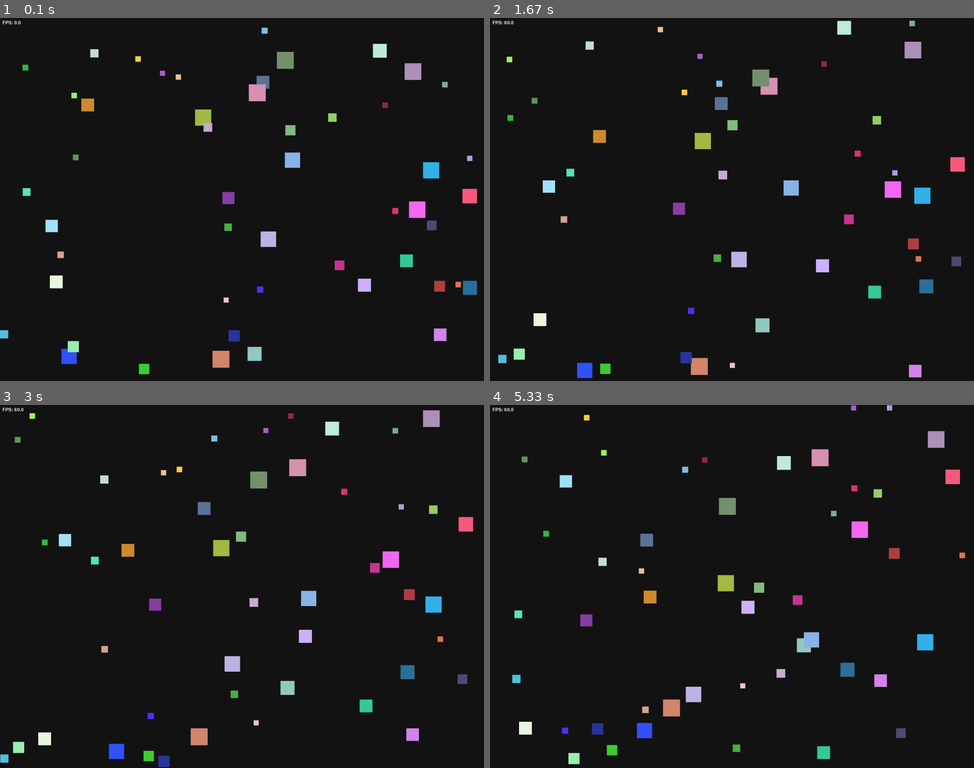
Above: before the commit, frames 1-4 (two rows, left to right).
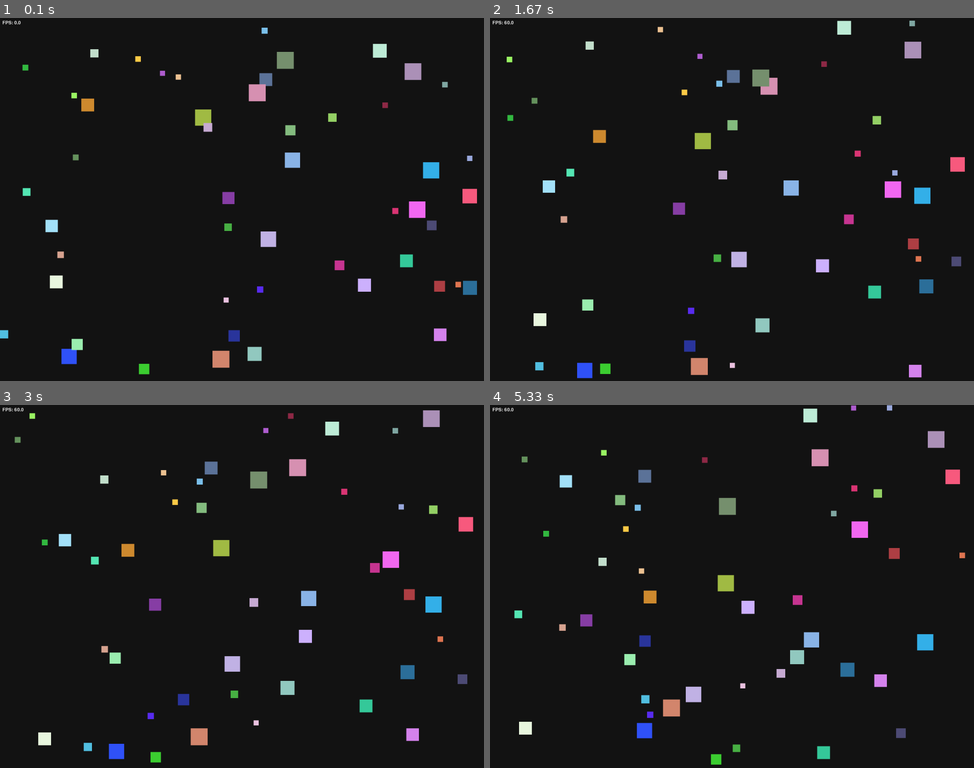
Above: after the commit, the same moments.

Repository: Meaow-09/lab8-pygame
Game: pygame game, started from main.py
The game is run twice, just before and just after one commit, with the same random seed, the same clock (stepped at 60 frames per second) and the same inputs.
Inputs:
- Up to frame 1 (0.1 s): no input
- Up to frame 2 (1.67 s): no input
- Up to frame 3 (3 s): no input
- Up to frame 4 (5.33 s): no input

The runs differ from the first frame. In frame 1, 0.1% of the frame differs, in the area x 14-57%, y 15-93%; in frame 2, 0.6%; in frame 3, 0.8%; in frame 4, 1.5%, in the area x 4-68%, y 0-100%.

Commit message:
04/20 small fix

Diff:
--- a/main.py
+++ b/main.py
@@ -1,6 +1,7 @@
 import random
 import math
 import pygame
+
 WIDTH = 2000
 HEIGHT = 1500
 FPS = 60
@@ -79,7 +80,7 @@
     square_center_x = square["x"] + square["size"] / 2
     square_center_y = square["y"] + square["size"] / 2
     direction = None
-    min_distance = WIDTH + HEIGHT
+    min_distance = (WIDTH ** 2 + HEIGHT ** 2) ** 0.5
 
     for other_index, other in enumerate(list_squares):
         if other_index == square_index:
@@ -104,16 +105,18 @@
 
 
 def flee(square: dict, list_squares: list, square_index: int):
-    if square["size"] > (MAX_SQUARE_SIZE + MIN_SQUARE_SIZE) / 2:
-        pass
-    else:
-        speed = (square["vx"] ** 2 + square["vy"] ** 2) ** 0.5
-        direction = calculator(square, list_squares, square_index)
-        if direction is not None:
-            speed_direction = (direction[0] ** 2 + direction[1] ** 2) ** 0.5
-            if speed_direction > 0:
-                square["vx"] = direction[0] / speed_direction * speed
-                square["vy"] = direction[1] / speed_direction * speed
+    speed = (square["vx"] ** 2 + square["vy"] ** 2) ** 0.5
+    direction = calculator(square, list_squares, square_index)
+    if direction is not None:
+        speed_direction = (direction[0] ** 2 + direction[1] ** 2) ** 0.5
+        # if square["size"] > (MAX_SQUARE_SIZE + MIN_SQUARE_SIZE) / 2:
+        #     if speed_direction > 0:
+        #         square["vx"] = direction[0] / speed_direction * speed * -1
+        #         square["vy"] = direction[1] / speed_direction * speed * -1
+        # else:
+        if speed_direction > 0:
+            square["vx"] = direction[0] / speed_direction * speed
+            square["vy"] = direction[1] / speed_direction * speed
 
 
 def update_squares(squares: list[dict]) -> None:
